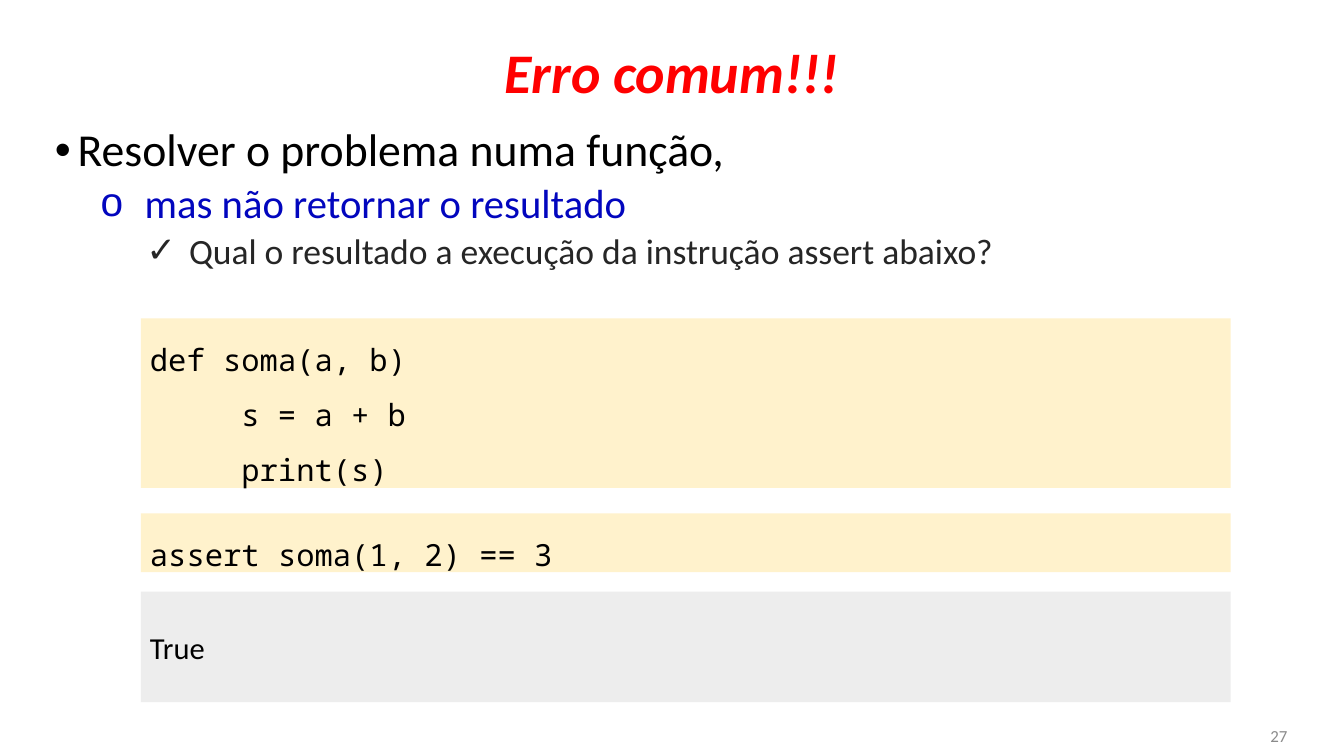
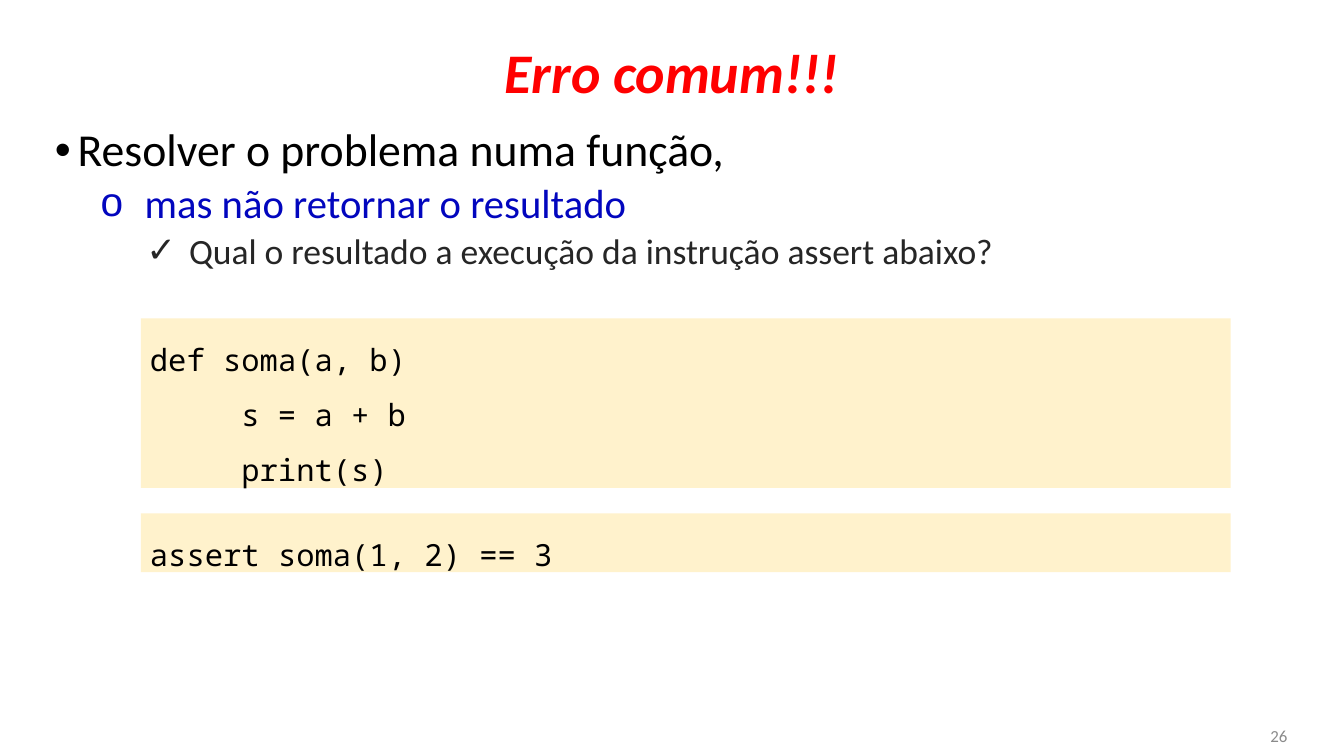
Before and after one commit to fabriciosantana/mcdia-python, a slide deck: slide 26 of Aulas/Aula2/Aula02_Python_Parte1.pptx (slide 27 before the commit). Drawn at 1344x756 pixels with LibreOffice and Linux fonts; fonts in the diff are those of the drawing. Boxes give left, top, right and bottom in pixels: in the first picture for what was removed or moved away, otherwise in the second. Text is boxed around its words. In the diff, an @@ line names an element or a change of style, - is before the commit and + after.

```diff
--- a/Aulas/Aula2/Aula02_Python_Parte1.pptx
+++ b/Aulas/Aula2/Aula02_Python_Parte1.pptx
@@ rectangle removed at bbox=[141, 592, 1231, 702] @@
-True
@@ page number at bbox=[1270, 730, 1287, 742]: text changed @@
-27
+26
```
Also in this commit, not shown: 2 other slides changed, 1 slide removed, 1 other file.
